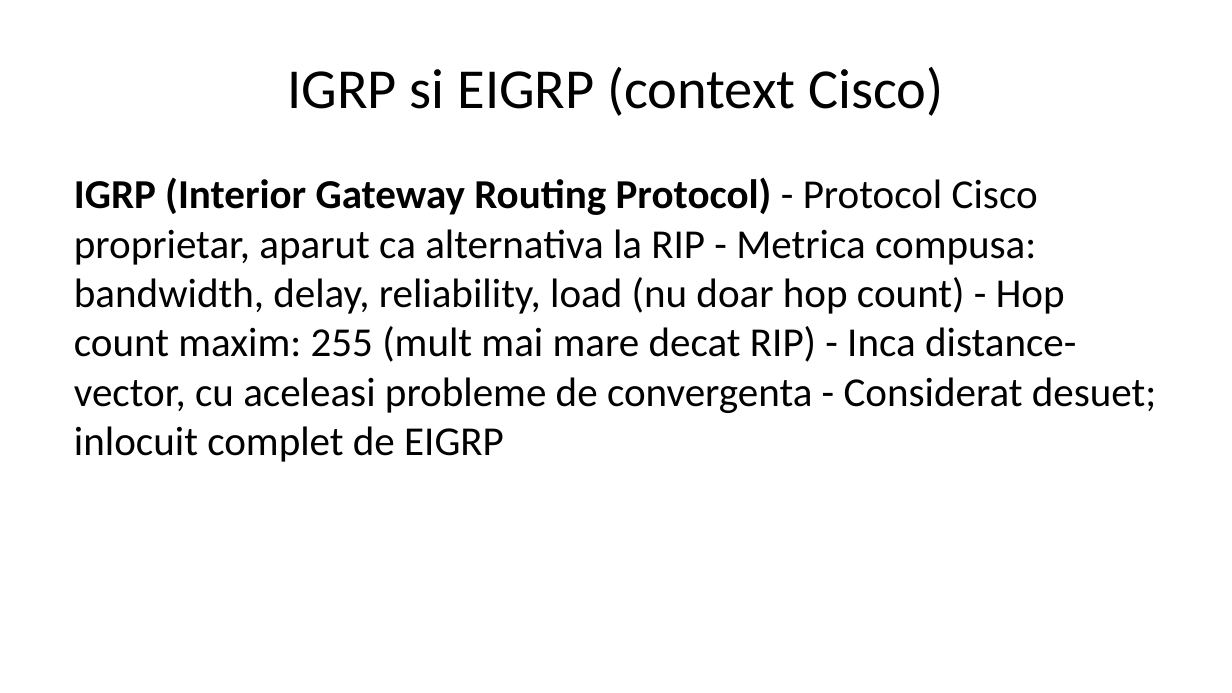
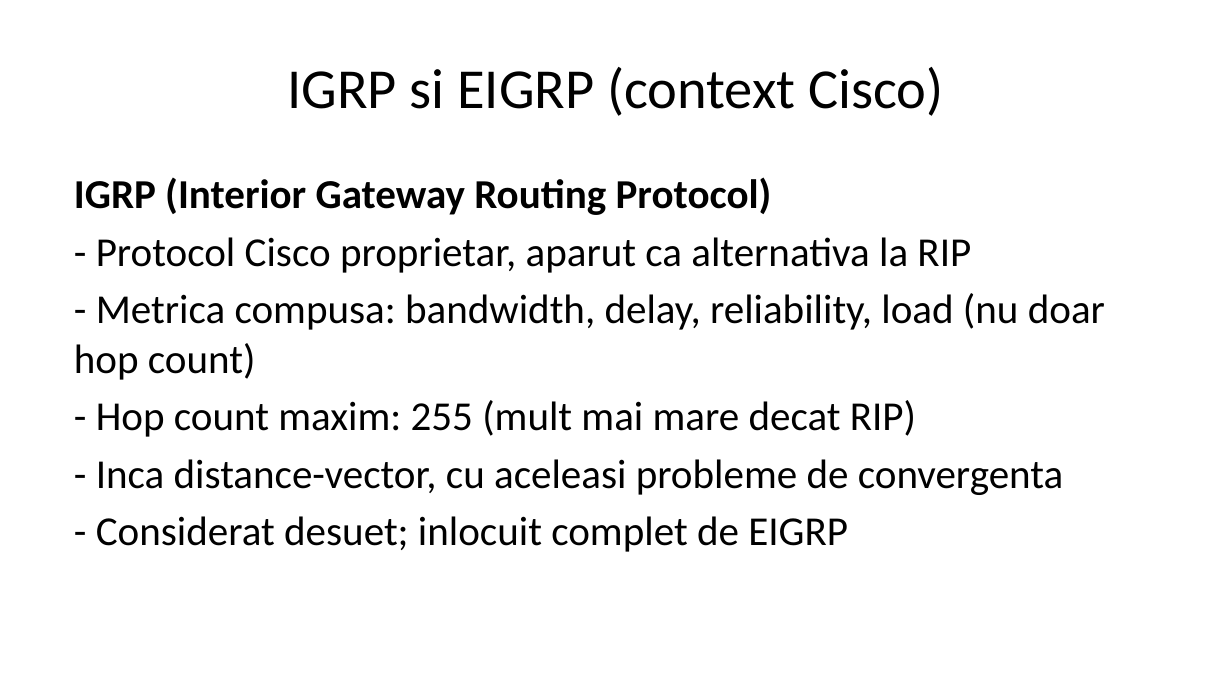
Before and after one commit to hypothetical-andrei/compnet-live-2026, a slide deck: slide 23 of c7/c7-protocoale-de-rutare.pptx. Drawn at 1232x693 pixels with LibreOffice and Linux fonts; fonts in the diff are those of the drawing. Boxes give left, top, right and bottom in pixels: in the first picture for what was removed or moved away, otherwise in the second. Text is boxed around its words. In the diff, an @@ line names an element or a change of style, - is before the commit and + after.

```diff
--- a/c7/c7-protocoale-de-rutare.pptx
+++ b/c7/c7-protocoale-de-rutare.pptx
@@ text at [74,177,1105,552]: text changed @@
-IGRP (Interior Gateway Routing Protocol) - Protocol Cisco proprietar, aparut ca alternativa la RIP - Metrica compusa: bandwidth, delay, reliability, load (nu doar hop count) - Hop count maxim: 255 (mult mai mare decat RIP) - Inca distance-vector, cu aceleasi probleme de convergenta - Considerat desuet; inlocuit complet de EIGRP
+IGRP (Interior Gateway Routing Protocol)
+- Protocol Cisco proprietar, aparut ca alternativa la RIP
+- Metrica compusa: bandwidth, delay, reliability, load (nu doar hop count)
+- Hop count maxim: 255 (mult mai mare decat RIP)
+- Inca distance-vector, cu aceleasi probleme de convergenta
+- Considerat desuet; inlocuit complet de EIGRP
```
Also in this commit, not shown: 6 other slides changed, 58 other files.
